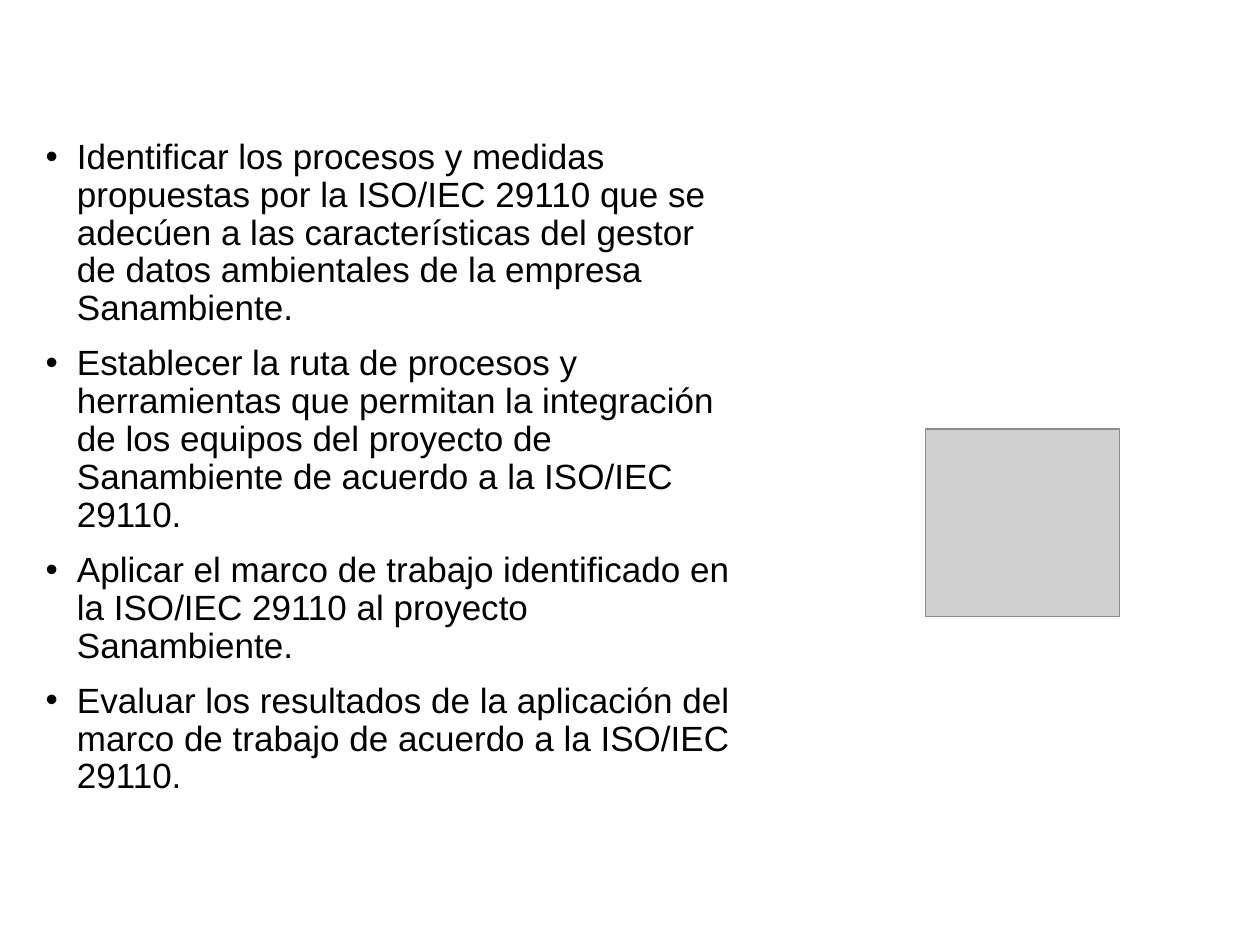
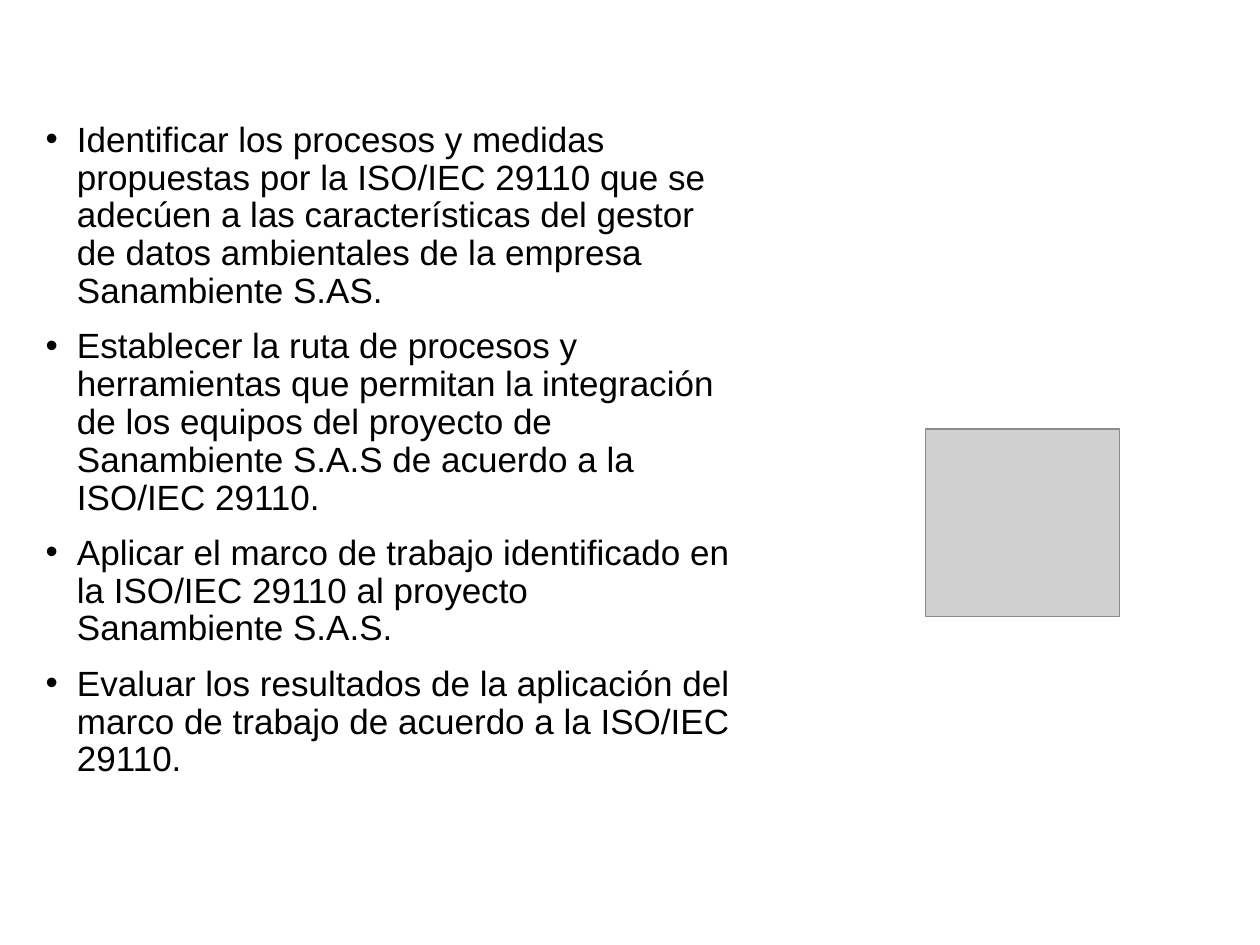
Before and after one commit to cristianpazu/Proyecto-Sanambiente, a slide deck: slide 10 of Documento(s) de proyecto de grado/Presentación del proyecto de grado.pptx. Drawn at 1260x945 pixels with LibreOffice and Linux fonts; fonts in the diff are those of the drawing; grey boxes stand for pictures; background and template pictures are left out. Boxes give left, top, right and bottom in pixels: in the first picture for what was removed or moved away, otherwise in the second. Text is boxed around its words. In the diff, an @@ line names an element or a change of style, - is before the commit and + after.

```diff
--- a/Documento(s) de proyecto de grado/Presentación del proyecto de grado.pptx
+++ b/Documento(s) de proyecto de grado/Presentación del proyecto de grado.pptx
@@ text "Identificar los procesos y medidas ...": place and size @@
-text "Identificar los procesos y medidas ..." at box(77, 143, 729, 789)
+text "Identificar los procesos y medidas ..." at box(77, 126, 729, 772)
@@ text at box(77, 126, 729, 641): text changed @@
-• Identificar los procesos y medidas propuestas por la ISO/IEC 29110 que se adecúen a las características del gestor de datos ambientales de la empresa Sanambiente.
-• Establecer la ruta de procesos y herramientas que permitan la integración de los equipos del proyecto de Sanambiente de acuerdo a la ISO/IEC 29110.
-• Aplicar el marco de trabajo identificado en la ISO/IEC 29110 al proyecto Sanambiente.
+• Identificar los procesos y medidas propuestas por la ISO/IEC 29110 que se adecúen a las características del gestor de datos ambientales de la empresa Sanambiente S.AS.
+• Establecer la ruta de procesos y herramientas que permitan la integración de los equipos del proyecto de Sanambiente S.A.S de acuerdo a la ISO/IEC 29110.
+• Aplicar el marco de trabajo identificado en la ISO/IEC 29110 al proyecto Sanambiente S.A.S.
```
Also in this commit, not shown: 17 other slides changed, 5 slides added.
